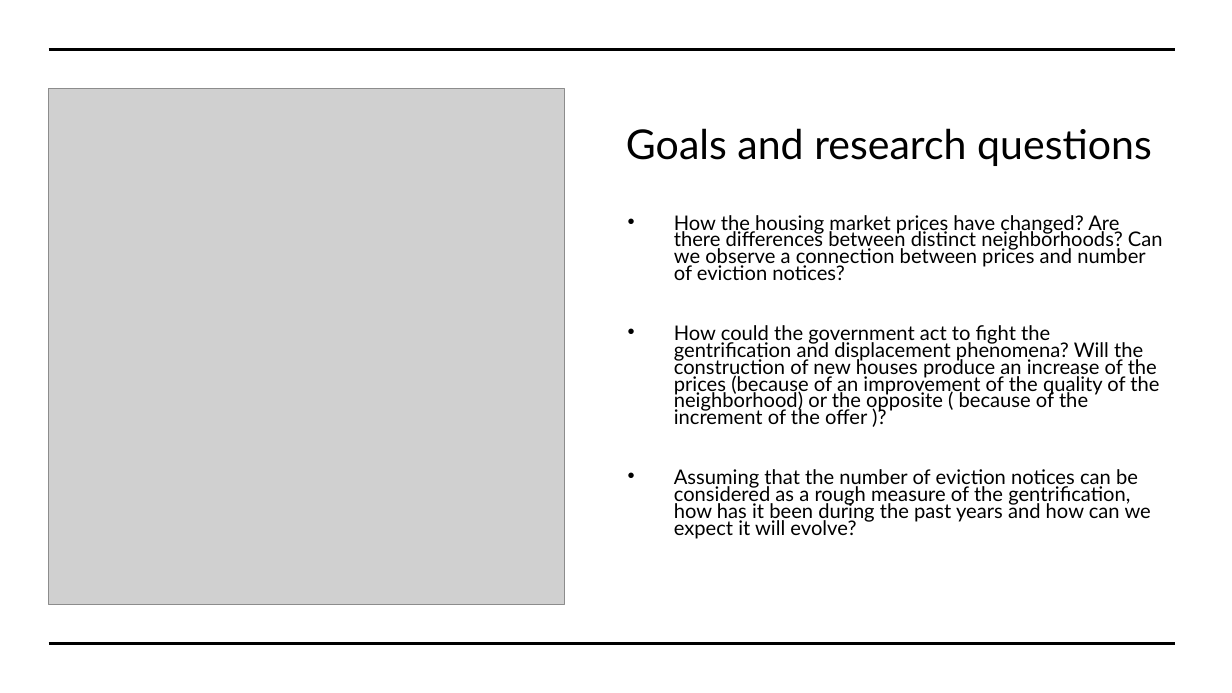
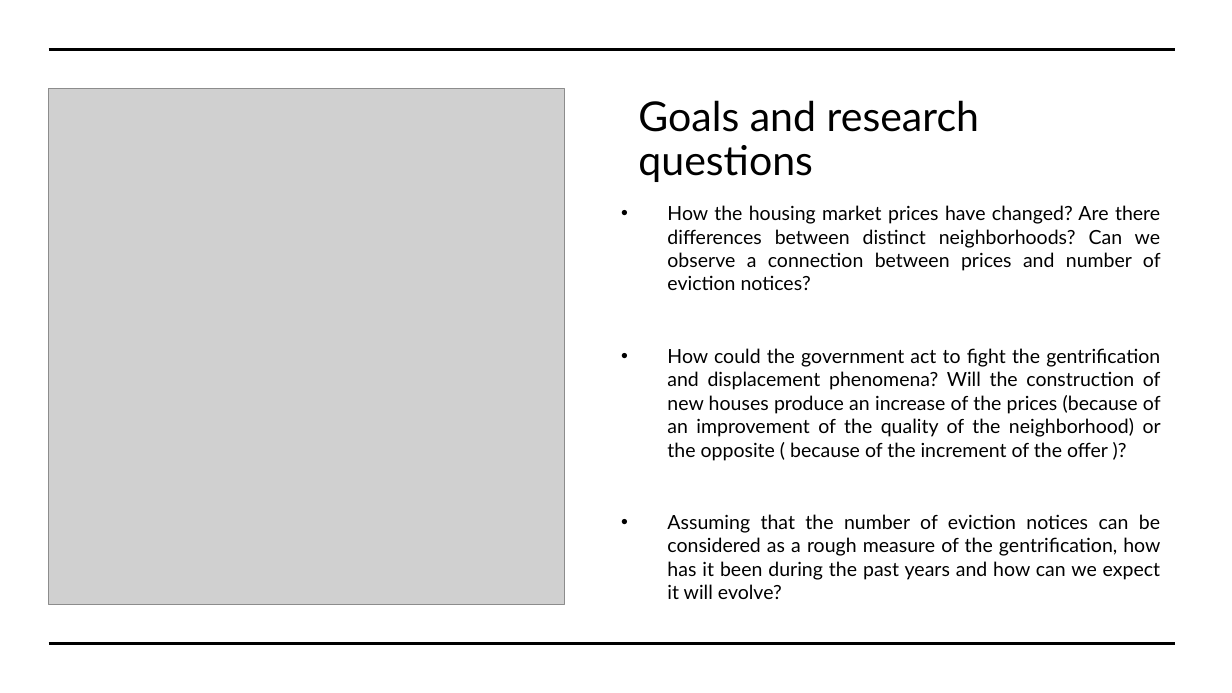
Before and after one commit to pietrobogani/SF-houses, a slide deck: slide 3 of ppt_parziale.pptx. Drawn at 1232x693 pixels with LibreOffice and Linux fonts; fonts in the diff are those of the drawing; grey boxes stand for pictures. Boxes give left, top, right and bottom in pixels: in the first picture for what was removed or moved away, otherwise in the second. Text is boxed around its words. In the diff, an @@ line names an element or a change of style, - is before the commit and + after.

```diff
--- a/ppt_parziale.pptx
+++ b/ppt_parziale.pptx
@@ title "Goals and research questions" rewrapped from (626, 128, 1152, 166) to (638, 100, 979, 182) @@
@@ subtitle "How the housing market prices ...": place and size @@
-subtitle "How the housing market prices ..." at (674, 215, 1163, 539)
+subtitle "How the housing market prices ..." at (667, 205, 1161, 599)
@@ subtitle "How the housing market prices ..." at (667, 205, 1161, 599): size 15.7 to 15.2 pt; alignment left to justified; line spacing 0.7 to 1 @@
```
